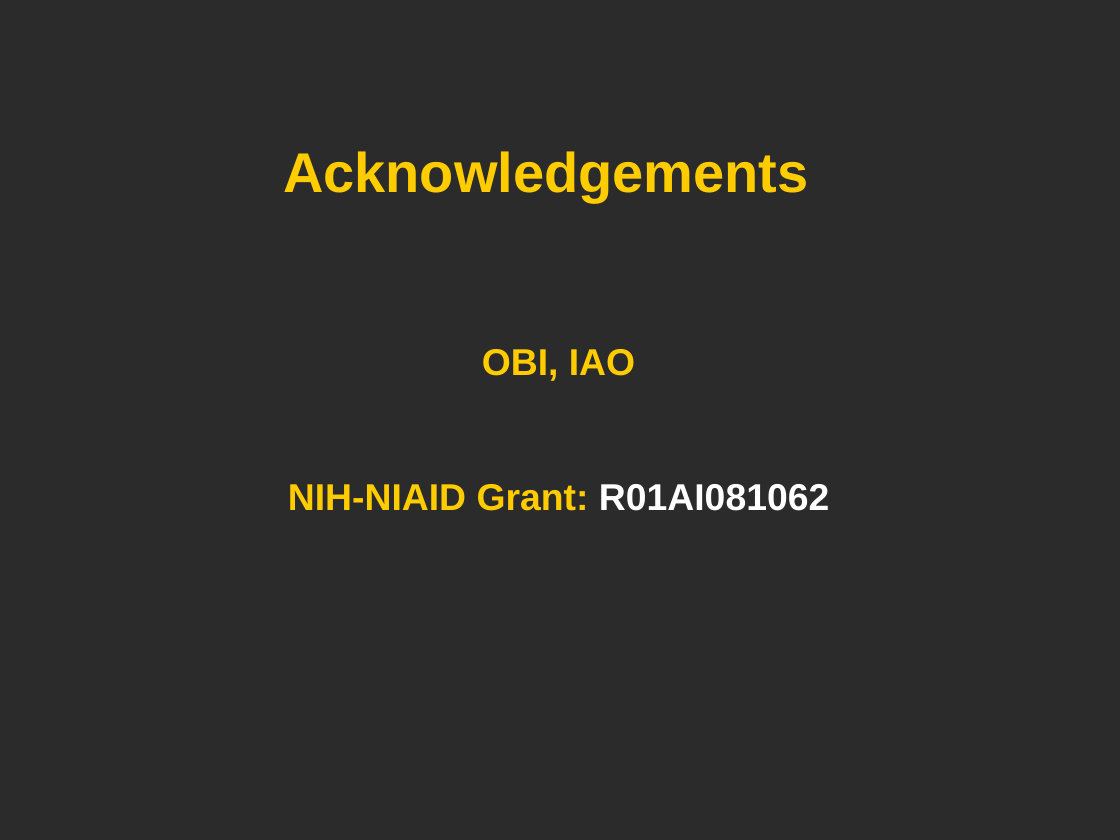
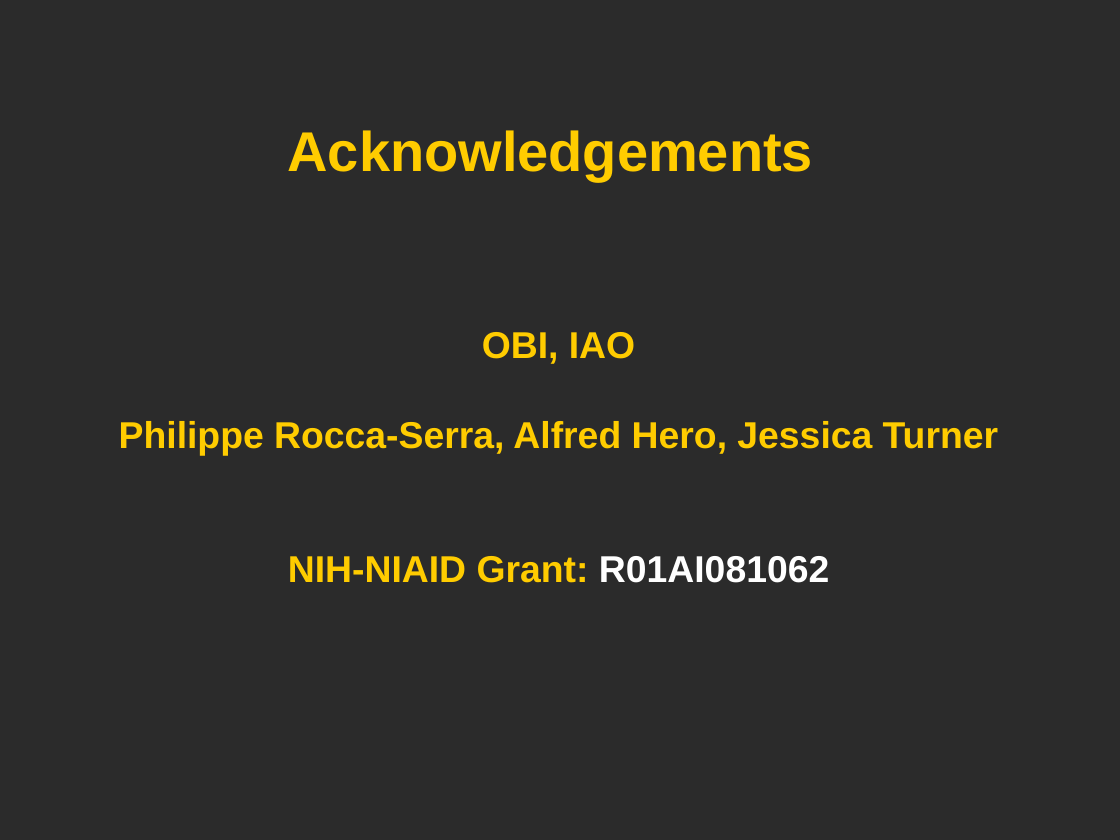
Before and after one commit to obi-ontology/obi-legacy-svn, a slide deck: slide 22 of trunk/docs/presentations/OBI workshop May 2012 Ann Arbor/OBI Statistics/Statistics_OBI_He.ppt (slide 21 before the commit). Drawn at 1120x840 pixels with LibreOffice and Linux fonts; fonts in the diff are those of the drawing; background and template pictures are left out; a plain dark background stands for a picture behind light text. Boxes give left, top, right and bottom in pixels: in the first picture for what was removed or moved away, otherwise in the second. Text is boxed around its words. In the diff, an @@ line names an element or a change of style, - is before the commit and + after.

```diff
--- a/trunk/docs/presentations/OBI workshop May 2012 Ann Arbor/OBI Statistics/Statistics_OBI_He.ppt
+++ b/trunk/docs/presentations/OBI workshop May 2012 Ann Arbor/OBI Statistics/Statistics_OBI_He.ppt
@@ text "Acknowledgements": place and size @@
-text "Acknowledgements" at <box>283,151,809,202</box>
+text "Acknowledgements" at <box>287,130,813,181</box>
@@ text "OBI, IAO": place and size @@
-text "OBI, IAO" at <box>288,349,829,511</box>
+text "OBI, IAO" at <box>119,332,998,583</box>
@@ text at <box>119,421,998,455</box>: paragraph added @@
+Philippe Rocca-Serra, Alfred Hero, Jessica Turner
```
Also in this commit, not shown: 2 slides added, 1 slide removed, 3 other files.
